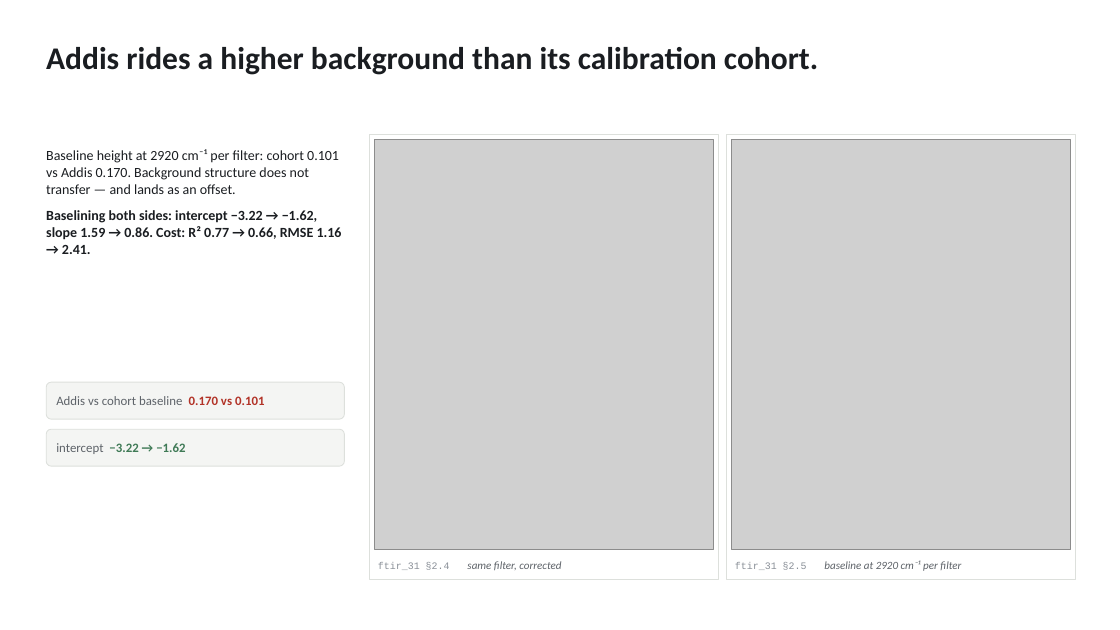
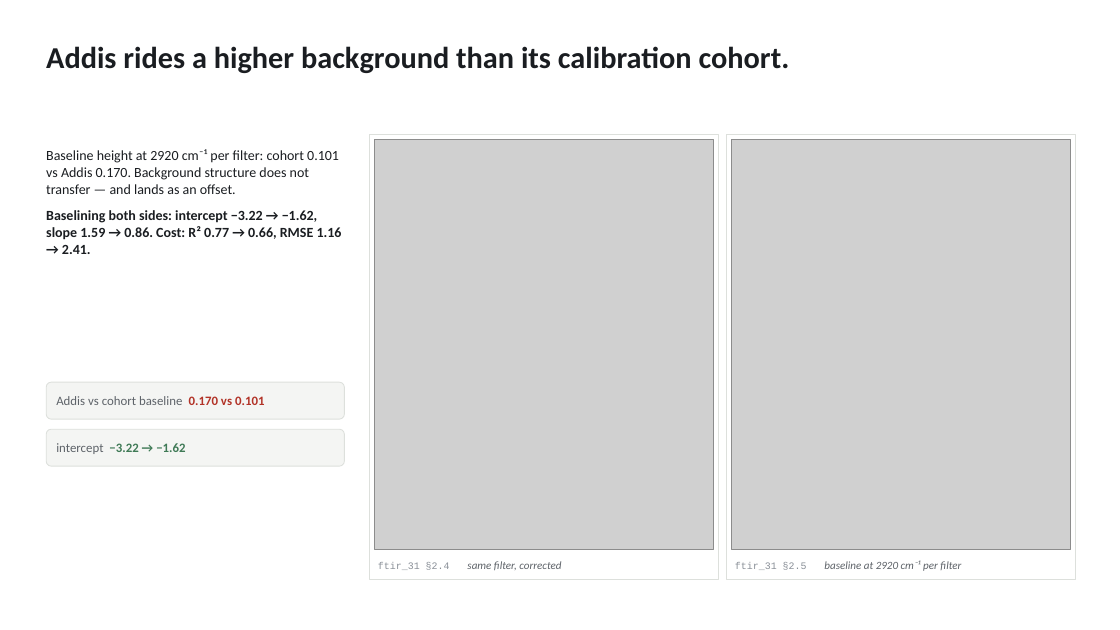
Before and after one commit to ahzs645/aethmodular, a slide deck: slide 5 of research/ftir_ec_phase3/deliverables/satoshi_followup_2026-08-13.pptx (slide 8 before the commit). Drawn at 1120x630 pixels with LibreOffice and Linux fonts; fonts in the diff are those of the drawing; grey boxes stand for pictures. Boxes give left, top, right and bottom in pixels: in the first picture for what was removed or moved away, otherwise in the second. Text is boxed around its words. In the diff, an @@ line names an element or a change of style, - is before the commit and + after.

```diff
--- a/research/ftir_ec_phase3/deliverables/satoshi_followup_2026-08-13.pptx
+++ b/research/ftir_ec_phase3/deliverables/satoshi_followup_2026-08-13.pptx
@@ text "Addis rides a higher background ..." at box(46, 46, 790, 73): size 27 to 26 pt @@
```
Also in this commit, not shown: 16 other slides changed, 6 slides added, 1 slide removed.
